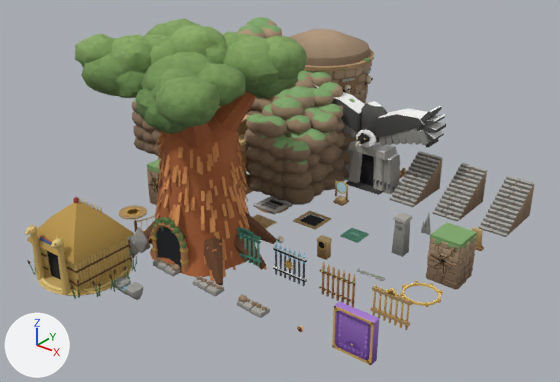
One commit to the Blender file art/blender/lugares.blend: the scene before it, then after it.
Both versions are drawn from a 50 mm camera at (38.4, -49.0, 25.2) aimed at (9.1, -12.3, 2.5). The axes (+X, +Y, +Z) are drawn at lower left. The lights are the same throughout. The older version comes first.

Names of what the first picture shows: 'chullpa_entrada', 'cumbre_entrada', 'escalinata_e', 'escalinata_medio', 'escalinata_o', 'fachada_templo', 'monolito', 'muro_agrietado', 'quenoa_entrada', 'reja_cumbre', 'sello_iris', 'sello_losa', 'totora_entrada', 'vertiente_pico' and 24 more.
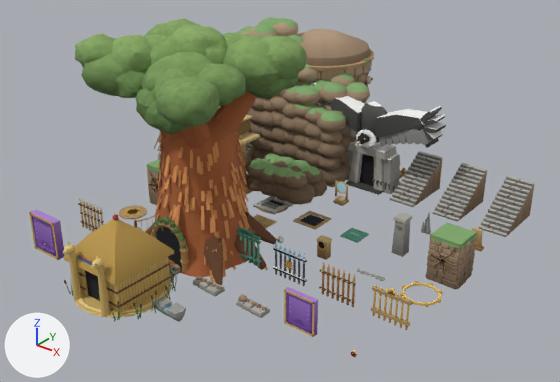
What the commit changed:
me_fachada_templo is used by ob_fachada_templo; location (0.0, -10.5, 0.0).
me_fachada_templo had 19472 vertices, 34046 faces and spanned x -9.1..9.3, y -1.3..8.9, z -0.5..11.1.
me_fachada_templo now has 17120 vertices, 29566 faces and spans x -9.3..9.3, y -1.3..10.1, z -0.5..11.0.
me_fachada_templo part 1: the loose piece of 42 vertices spanning x 4.5..6.6, y 2.1..4.1, z 0.9..2.3 is moved by (-1.1, -1.5, 0.1).
me_fachada_templo part 2: the loose piece of 42 vertices spanning x 6.9..8.8, y 0.6..2.4, z 2.2..3.6 is scaled about its middle by (0.928, 0.946, 0.937), then moved by (0.0, 0.0, -1.2).
me_fachada_templo part 3: the loose piece of 42 vertices spanning x 4.5..6.7, y 2.1..4.1, z 1.8..3.5 is scaled about its middle by (0.91, 0.917, 0.913), then moved by (0.1, -0.1, -1.0).
me_fachada_templo part 4: the loose piece of 42 vertices spanning x 5.8..7.8, y 2.3..4.1, z 2.3..3.7 is scaled about its middle by (1.07, 1.05, 1.07), then moved by (0.1, -0.1, -1.4).
me_fachada_templo part 5: the loose piece of 42 vertices spanning x 3.4..5.8, y 2.3..4.4, z 0.0..1.4 is moved by (3.4, 0.0, 0.0).
me_fachada_templo part 6: the loose piece of 42 vertices spanning x -0.2..2.2, y 4.8..7.1, z 2.1..3.9 is scaled about its middle by (0.783, 0.778, 0.781), then moved by (0.3, -0.3, -0.1).
me_fachada_templo part 7: the loose piece of 42 vertices spanning x 5.7..8.0, y 5.1..7.1, z 2.5..4.0 is rebuilt with 42 vertices and now spans x 5.5..7.8, y 4.6..6.9, z 2.2..3.8.
me_fachada_templo part 8: 191 loose pieces with 8022 vertices, spanning x -9.1..9.3, y 0.5..8.9, z 0.0..11.1, are deleted.
me_fachada_templo part 9: 107 vertices moved within x -8.1..8.2, y 0.8..8.6, z 0.0..8.7; 6408 vertices removed from x -9.1..9.3, y 0.6..8.9, z 0.0..10.8; 12078 vertices added at x -9.3..9.3, y 0.5..10.1, z 0.0..11.0.
Other edits to the shape of me_fachada_templo do not show in these pictures.
me_totora_entrada has 2300 vertices, 1887 faces and spans x -3.32..3.17, y -2.88..3.33, z -0.11..5.15.
me_totora_entrada is used by ob_totora_entrada; location (3.5, -24.5, 0.0).
me_totora_entrada part 10: edges marked sharp go from 3097 to 3094.
me_totora_entrada part 11: texture (UV) coordinates of 88 of 1887 faces, centred in x 0.98..1.46, y -2.86..-2.11, z 3.23..3.67, changed; they spanned u 0.19..0.19, v 0.19..0.21 and now span u 0.19..0.19, v 0.19..0.21.
Mesh me_sello_cima is new.
It has 144 vertices, 108 faces and spans x -1.0..1.0, y -0.19..0.15, z 0.0..2.2.
It uses material mat_paleta (picture img_palette_png).
Object 'sello_losa' (ob_sello_losa) moves from (21.0, -21.0, 0.0) to (0.0, -24.5, 0.0).
Object 'sello_iris' (ob_sello_iris) moves from (17.5, -21.0, 0.0) to (21.0, -21.0, 0.0).
Object 'vertiente_pico' (ob_vertiente_pico) moves from (7.0, -24.5, 0.0) to (10.5, -24.5, 0.0).
Object 'totora_entrada' (ob_totora_entrada) moves from (3.5, -24.5, 0.0) to (7.0, -24.5, 0.0).
Object 'sello_cima' (ob_sello_cima) is new; it shows me_sello_cima.
Its location is (17.5, -21.0, 0.0).

Location of each change, [x1, y1, x2, y2] in pixels of the pictures (560 x 382 px; the box of a moved part takes in the faces that stretch with it):
'fachada_templo', reshaped (7% narrower)
    before: [131, 17, 357, 205]
    after: [161, 17, 370, 205]
'totora_entrada', shading changed, surface changed, moved
    before: [25, 195, 137, 299]
    after: [63, 214, 177, 321]
'sello_losa', moved
    before: [332, 302, 379, 365]
    after: [29, 209, 65, 260]
'sello_cima', added (purple)
    after: [284, 287, 318, 337]
'vertiente_pico', moved
    before: [113, 276, 143, 300]
    after: [154, 297, 186, 322]
'sello_iris', moved
    before: [297, 326, 303, 332]
    after: [351, 350, 357, 357]
part 1 of me_fachada_templo, moved or reshaped (not visible before)
    after: [246, 158, 272, 179]
part 2 of me_fachada_templo, moved or reshaped
    before: [283, 159, 309, 174]
    after: [285, 171, 308, 190]
part 3 of me_fachada_templo, moved or reshaped (not visible before)
    after: [273, 156, 295, 168]
part 4 of me_fachada_templo, moved or reshaped (not visible before)
    after: [286, 160, 310, 172]
part 5 of me_fachada_templo, moved or reshaped (not visible before)
    after: [312, 178, 327, 197]
part 6 of me_fachada_templo, moved or reshaped (not visible before)
    after: [251, 123, 263, 136]
part 7 of me_fachada_templo, rebuilt (not visible before)
    after: [303, 136, 322, 153]
part 8 of me_fachada_templo, deleted
    before: [131, 17, 357, 187]
part 9 of me_fachada_templo, moved or reshaped
    before: [247, 24, 349, 205]
    after: [237, 17, 370, 205]
part 10 of me_totora_entrada, shading changed
    before: [25, 195, 137, 299]
    after: [63, 214, 177, 321]
part 11 of me_totora_entrada, surface changed
    before: [51, 238, 64, 248]
    after: [91, 258, 104, 269]
